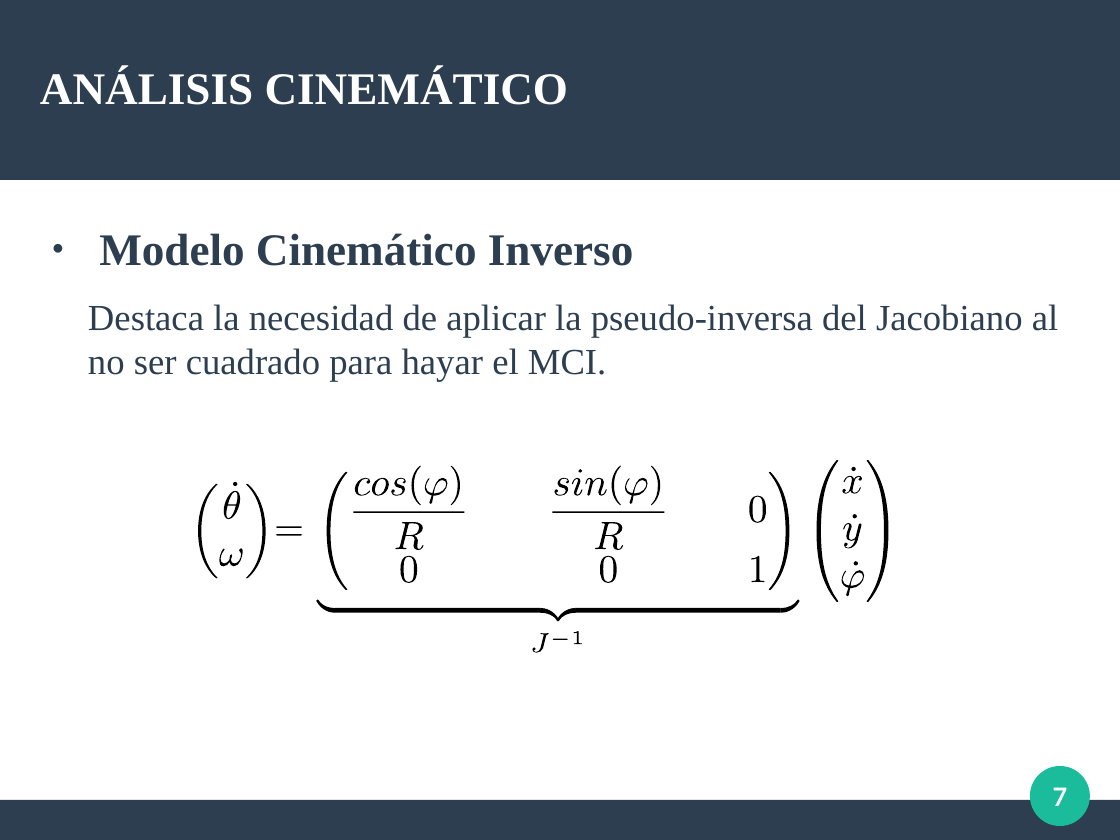
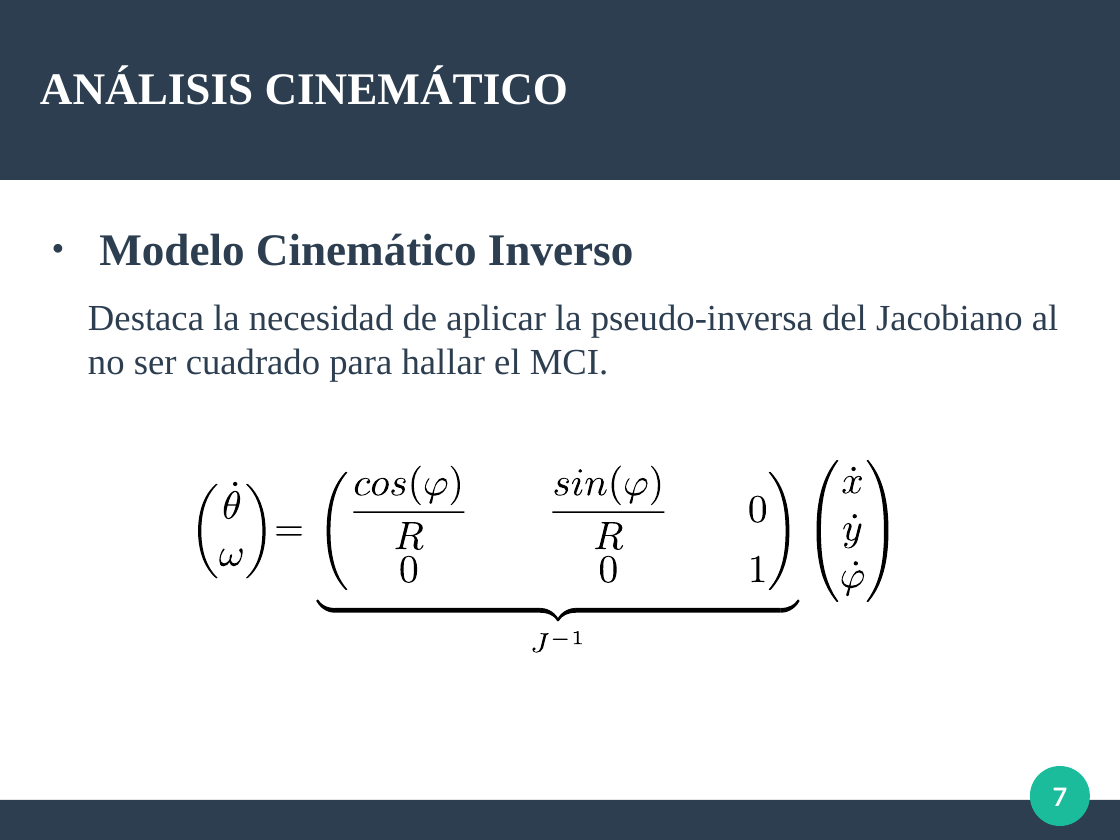
Before and after one commit to Arrivederccimamasita/Synchro_Drive_CyPR, a slide deck: slide 7 of Presentacion_defensa/defensa.odp. Drawn at 1120x840 pixels with LibreOffice and Linux fonts; fonts in the diff are those of the drawing. Boxes give left, top, right and bottom in pixels: in the first picture for what was removed or moved away, otherwise in the second. Text is boxed around its words. In the diff, an @@ line names an element or a change of style, - is before the commit and + after.

```diff
--- a/Presentacion_defensa/defensa.odp
+++ b/Presentacion_defensa/defensa.odp
@@ text at [88,304,1058,382]: text changed @@
-Destaca la necesidad de aplicar la pseudo-inversa del Jacobiano al no ser cuadrado para hayar el MCI.
+Destaca la necesidad de aplicar la pseudo-inversa del Jacobiano al no ser cuadrado para hallar el MCI.
```
Also in this commit, not shown: 17 other slides changed, 5 slides added, 4 slides removed, 8 other files.
